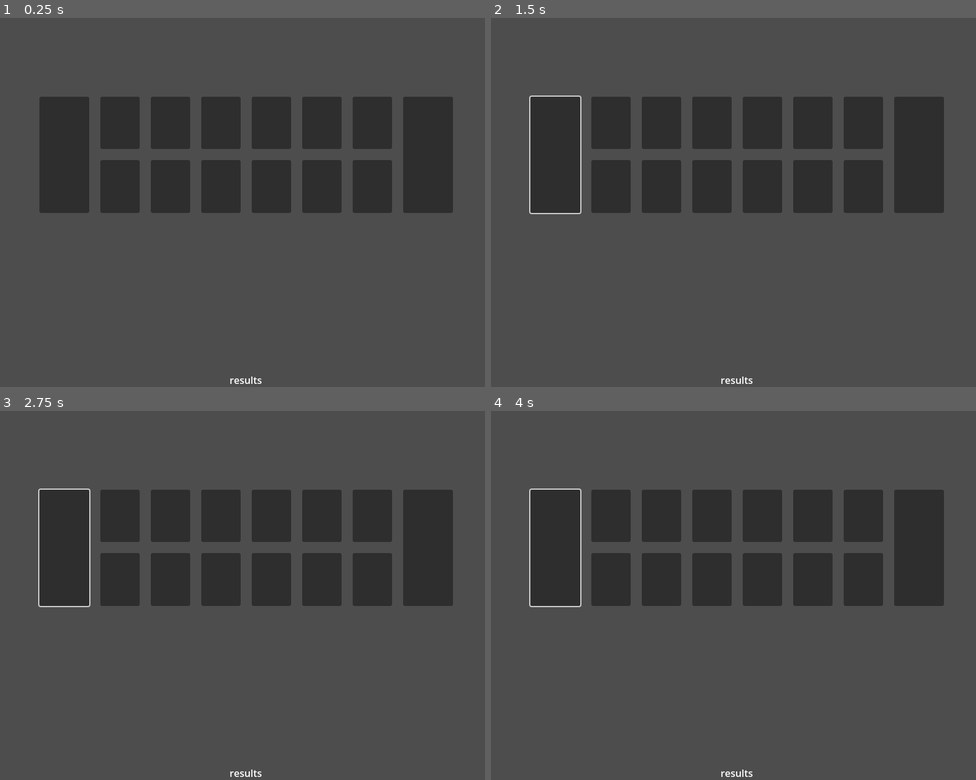
Above: before the commit, frames 1-4 (two rows, left to right).
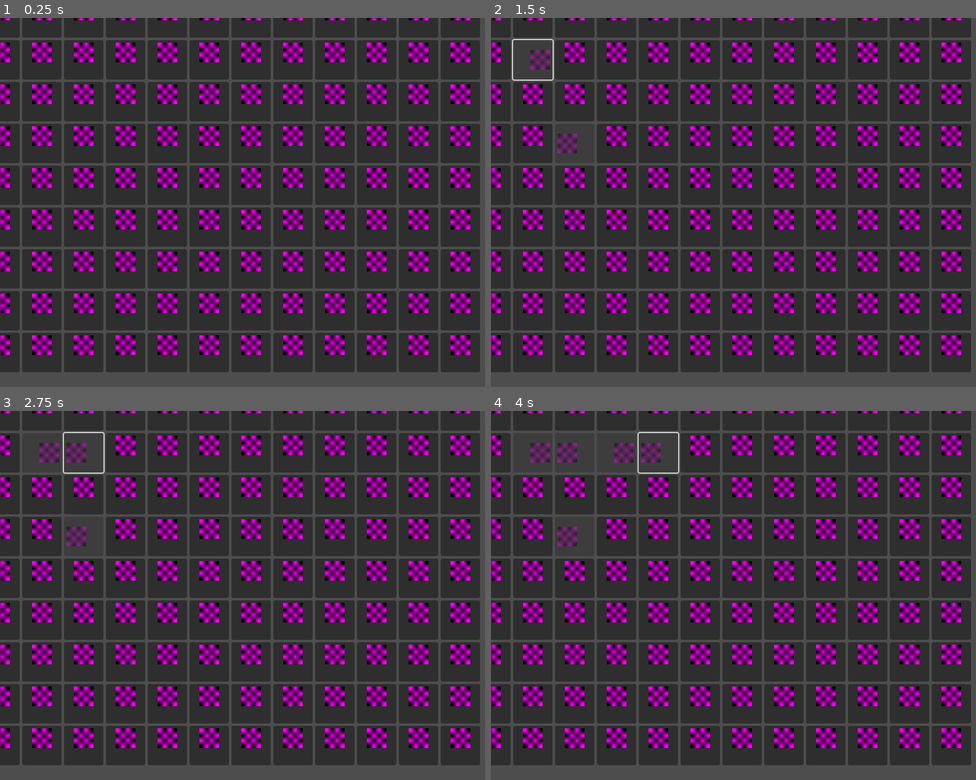
Above: after the commit, the same moments.

Repository: BrnLng/godot-bg-2511
Game: Godot game, scene res://scenes/main.tscn
The game is run twice, just before and just after one commit, with the same random seed, the same clock (stepped at 60 frames per second) and the same inputs.
Inputs (mouse positions are in pixels of both pictures, inside the frame that each line leads up to):
- Up to frame 1 (0.25 s): no input
- Up to frame 2 (1.5 s): click (554, 154) at 0.52 s; click (534, 58) at 1.27 s
- Up to frame 3 (2.75 s): click (82, 451) at 2.02 s
- Up to frame 4 (4 s): click (617, 451) at 2.77 s; click (660, 451) at 3.52 s

The runs differ from the first frame. In frame 1, 74% of the frame differs, in the area x 0-99%, y 0-100%; in frame 2, 73%; in frame 3, 72%; in frame 4, 71%.
Error before the commit: Parse Error: Function "reset_game()" not found in base self. (res://games/mancala.gd:185)

Commit message:
tiles working as slots -- to untangle later

Diff:
--- /dev/null
+++ b/games/mini_carcassone.gd
@@ -0,0 +1,92 @@
+extends GameBase
+
+@export var tile_type: PackedScene
+
+@onready var grid_container = %MainGridContainer
+var tiles: Dictionary[Vector2i, GridSlotPositionedRegion] = {}
+
+const TILE_SIZE = Vector2(64, 64)
+
+func _ready():
+	super._ready()
+	grid_container.position = Vector2(-TILE_SIZE.x/2, -TILE_SIZE.y/2)
+	setup_grid()
+
+func setup_grid():
+	var screen_id = DisplayServer.window_get_current_screen()
+	var screen_size = DisplayServer.screen_get_size(screen_id)
+	var grid_size = Vector2(int(screen_size.x / TILE_SIZE.x), int(screen_size.y / TILE_SIZE.y))
+	grid_container.columns = grid_size.x
+
+	for j in range(grid_size.y):
+		for i in range(grid_size.x):
+			if not tile_type:
+				push_error("tile_type PackedScene is not set in the inspector!")
+				return
+
+			var tile_instance = tile_type.instantiate()
+			var tile = tile_instance as GridSlotPositionedRegion
+			if not tile:
+				push_error("The root node of the tile_type scene must extend GridSlotPositionedRegion.")
+				tile_instance.queue_free() # Clean up the instance that we can't use
+				continue
+
+			var index = Vector2i(i, j)
+			# tile.position = Vector2(i * TILE_SIZE.x, j * TILE_SIZE.y)  # autotiled because Control
+			tile.region_index = index
+			tile.on_clicked.connect(_on_tile_clicked)
+			tile.text = str(index)
+			tiles[index] = tile
+			grid_container.add_child(tile)
+
+func _on_tile_clicked(index: Vector2i):
+	if is_game_over or tiles[index].player_owner != PlayerRef.NONE \
+		or index not in tiles.keys():  # or not index BUGS @ 0,0
+		print("Invalid move")
+		return
+
+	tiles[index].player_owner = current_player
+	match tiles[index].player_owner:
+		PlayerRef.PLAYER_1:
+			#tiles[index].text = "x"
+			tiles[index].pivot_offset = Vector2(32, 32)
+			tiles[index].rotation_degrees = 270
+			tiles[index].disabled = true
+		PlayerRef.PLAYER_2:
+			#tiles[index].text = "o"
+			tiles[index].pivot_offset = Vector2(32, 32)
+			tiles[index].rotation_degrees = 90
+			tiles[index].disabled = true
+
+	if check_winner():
+		is_game_over = true
+		disable_all_tiles()
+		print("Player ", current_player, " wins!")
+	elif is_board_full():
+		is_game_over = true
+		print("It's a draw!")
+	else:
+		TurnManager.pass_next()
+
+func check_winner() -> bool:
+	return false
+
+func is_board_full() -> bool:
+	for tile_index in tiles.keys():
+		if tiles[tile_index].player_owner == PlayerRef.NONE:
+			return false
+	return true
+
+func _on_turn_passed() -> void:
+	current_player = PlayerRef.PLAYER_2 if current_player == PlayerRef.PLAYER_1 else PlayerRef.PLAYER_1
+
+func disable_all_tiles():
+	for tile_index in tiles.keys():
+		# if tile.player_owner == PlayerRef.NONE:
+		tiles[tile_index].disabled = true
+
+func _reset_game():
+	super._reset_game()
+
+	for tile_index in tiles.keys():
+		tiles[tile_index]._reset_slot()
--- /dev/null
+++ b/games/mini_carcassone.tscn
@@ -0,0 +1,18 @@
+[gd_scene load_steps=3 format=3 uid="uid://b0rudsvrxaxch"]
+
+[ext_resource type="Script" uid="uid://bkbqdo7lm7q8s" path="res://games/mini_carcassone.gd" id="1_bytq6"]
+[ext_resource type="PackedScene" uid="uid://b6g6lastox06f" path="res://scenes/components/carcassone_tile.tscn" id="2_v4o5k"]
+
+[node name="G-MiniCarcassone" type="Node2D"]
+script = ExtResource("1_bytq6")
+tile_type = ExtResource("2_v4o5k")
+
+[node name="MainGridContainer" type="GridContainer" parent="."]
+unique_name_in_owner = true
+offset_left = -32.0
+offset_top = -32.0
+offset_right = 712.0
+offset_bottom = 508.0
+size_flags_horizontal = 4
+size_flags_vertical = 4
+columns = 13
--- a/games/ttt.gd
+++ b/games/ttt.gd
@@ -2,7 +2,6 @@
 
 @onready var grid_container = %TTTGridContainer
 var tiles: Array[GridSlotIndexedRegion] = []
-var game_over: bool = false
 
 var grid_size: int = 3
 
@@ -17,7 +16,7 @@
 		var tile = GridSlotIndexedRegion.new()
 		if tile:
 			tile.region_index = i
-			tile.is_clicked.connect(_on_tile_clicked)
+			tile.on_clicked.connect(_on_tile_clicked)
 			tiles.append(tile)
 		grid_container.add_child(tile)
 
@@ -27,7 +26,7 @@
 		print("Invalid move")
 		return
 
-	tiles[index].set_player_owner(current_player)
+	tiles[index].player_owner = current_player
 	match tiles[index].player_owner:
 		PlayerRef.PLAYER_1:
 			tiles[index].text = "x"
@@ -37,11 +36,11 @@
 			tiles[index].disabled = true
 
 	if check_winner():
-		game_over = true
+		is_game_over = true
 		disable_all_tiles()
 		print("Player ", current_player, " wins!")
 	elif is_board_full():
-		game_over = true
+		is_game_over = true
 		print("It's a draw!")
 	else:
 		TurnManager.pass_next()
--- /dev/null
+++ b/scenes/components/carcassone_tile.tscn
@@ -0,0 +1,19 @@
+[gd_scene load_steps=3 format=3 uid="uid://b6g6lastox06f"]
+
+[ext_resource type="Script" uid="uid://qu6lfb6gtaxj" path="res://scenes/components/region_grid_slot_positioned.gd" id="1_31ghw"]
+
+[sub_resource type="PlaceholderTexture2D" id="PlaceholderTexture2D_pdh2p"]
+size = Vector2(32, 32)
+
+[node name="CarcassoneTile" type="Button"]
+anchors_preset = 15
+anchor_right = 1.0
+anchor_bottom = 1.0
+grow_horizontal = 2
+grow_vertical = 2
+theme_override_icons/icon = SubResource("PlaceholderTexture2D_pdh2p")
+text = "Left"
+alignment = 0
+icon_alignment = 1
+vertical_icon_alignment = 0
+script = ExtResource("1_31ghw")
--- a/scenes/components/region_grid_slot_positioned.gd
+++ b/scenes/components/region_grid_slot_positioned.gd
@@ -1,10 +1,9 @@
-class_name GridSlotRegion
+class_name GridSlotPositionedRegion
 extends BaseSlot
 
+var region_index: Vector2i : set=_set_region_index, get=_get_region_index
 
-var region_index: Vector2 = Vector2.ZERO : set=_set_region_index, get=_get_region_index
-
-signal on_clicked(index: Vector2)
+signal on_clicked(index: Vector2i)
 
 
 func _ready():
@@ -16,8 +15,9 @@
 	on_clicked.emit(region_index)
 
 
-func _set_region_index(new_index: Vector2) -> void:
+func _set_region_index(new_index: Vector2i) -> void:
 	region_index = new_index
 
-func _get_region_index() -> Vector2:
+
+func _get_region_index() -> Vector2i:
 	return region_index
--- a/scenes/main.tscn
+++ b/scenes/main.tscn
@@ -1,9 +1,9 @@
 [gd_scene load_steps=3 format=3 uid="uid://yq803y5kqwgm"]
 
 [ext_resource type="Script" uid="uid://cgonuhnyh8bpo" path="res://scenes/main.gd" id="1_o5qli"]
-[ext_resource type="PackedScene" uid="uid://c15gpin4ksnge" path="res://games/mancala.tscn" id="2_0wfyh"]
+[ext_resource type="PackedScene" uid="uid://b0rudsvrxaxch" path="res://games/mini_carcassone.tscn" id="2_0wfyh"]
 
 [node name="Main" type="Node2D"]
 script = ExtResource("1_o5qli")
 
-[node name="G-Mancala" parent="." instance=ExtResource("2_0wfyh")]
+[node name="G-MiniCarcassone" parent="." instance=ExtResource("2_0wfyh")]
Not shown, added: games/mini_carcassone.gd.uid
